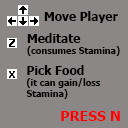
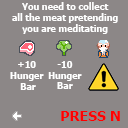
Layered file, before and after one edit (w=128, h=128). Changes by layer:
moved "Capa 2" into group "Grupo 1" over (7, 5, 39, 26)
moved "Move Player" into group "Grupo 1" over (44, 11, 118, 23)
moved "Meditate (consumes Stamina)" into group "Grupo 1" over (27, 33, 120, 56)
moved "Pick Food (it can gain/loss Stamina)" into group "Grupo 1" over (26, 65, 101, 99)
moved "Capa 4" into group "Grupo 1" over (7, 69, 17, 79)
moved "Capa 3" into group "Grupo 1" over (7, 38, 17, 48)
added layer "Capa 6" above "PRESS N" over (12, 111, 22, 121)
added layer "-10 Hunger Bar" above "You need to collect all the meat pretending you are meditating" over (48, 61, 82, 89)
added layer "You need to collect all the meat pretending you are meditating" above "+10 Hunger Bar" over (12, 2, 118, 34)
added layer "+10 Hunger Bar" above "Capa 7" over (10, 61, 44, 90)
added layer "Capa 7" above "Capa 9" over (19, 40, 110, 58)
added layer "Capa 9" above "Capa 1" over (88, 63, 119, 91)
